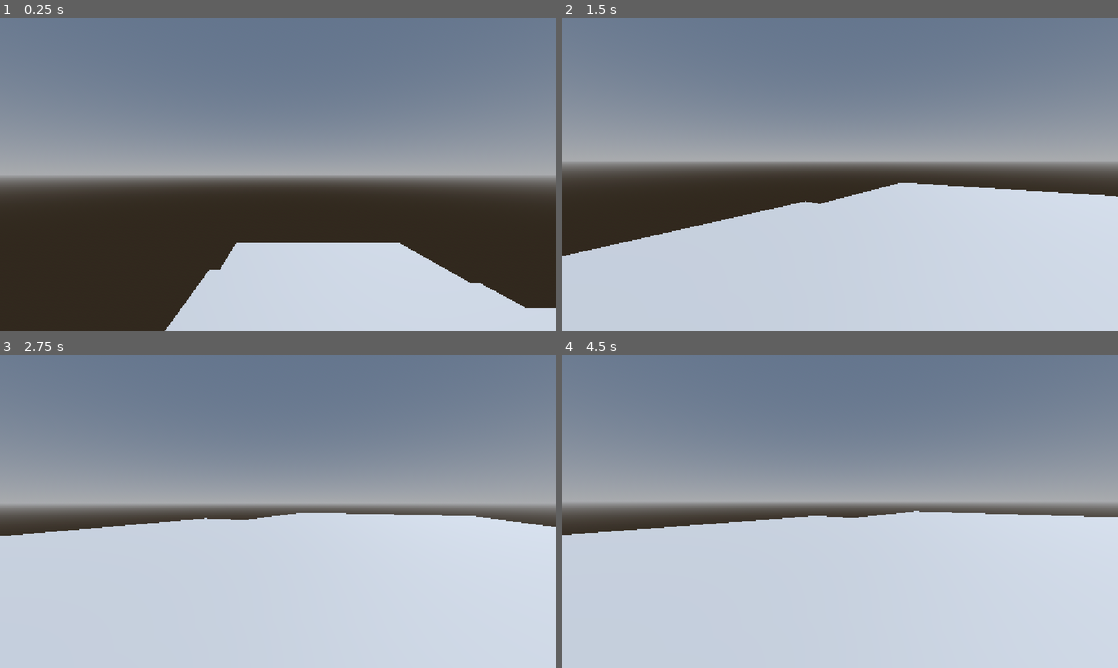
Above: before the commit, frames 1-4 (two rows, left to right).
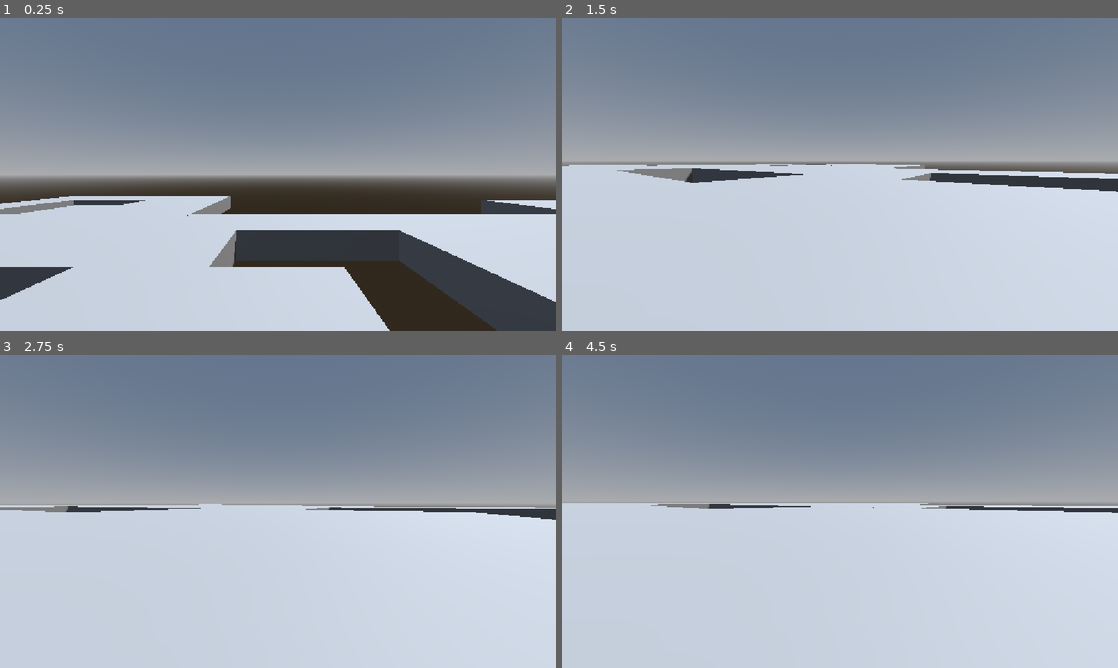
Above: after the commit, the same moments.

Repository: MarioSuper999/Godot_Dih_Mah_Tih
Game: Godot game, scene res://scenes/game.tscn
Two runs of this game, one before a commit and one after it. Both use one fixed random seed, a clock stepped at 60 frames per second and the inputs below.
Inputs (mouse positions are in pixels of both pictures, inside the frame that each line leads up to):
- Up to frame 1 (0.25 s): no input
- Up to frame 2 (1.5 s): tap Enter (ui_accept) at 0.5, 0.77 s; move the mouse to (962, 158) at 0.52 s; hold Right (ui_right) 0.53-1.28 s; click (962, 158) at 0.67 s; move the mouse to (812, 174) at 1.27 s; hold Up (ui_up) from 1.28 s (still down)
- Up to frame 3 (2.75 s): keep holding Up (ui_up); tap Enter (ui_accept) at 1.52, 2 s; move the mouse to (289, 505) at 2.02 s
- Up to frame 4 (4.5 s): keep holding Up (ui_up); tap Enter (ui_accept) at 2.75, 3.02, 3.5, 3.77, 4.25 s; move the mouse to (834, 517) at 2.77 s; click (834, 517) at 2.92 s; move the mouse to (878, 514) at 3.52 s; move the mouse to (795, 508) at 4.27 s

The runs differ from the first frame. In frame 1, 34% of the frame differs, in the area x 0-100%, y 56-100%; in frame 2, 11%; in frame 3, 4.6%; in frame 4, 4.9%.

Commit message:
split

Diff:
--- a/scenes/game.tscn
+++ b/scenes/game.tscn
@@ -31,3 +31,4 @@
 
 [node name="Rooms" type="Node3D" parent="." unique_id=88311267]
 script = ExtResource("3_lnu2h")
+pathlen = 100
--- a/scripts/procedural-generation.gd
+++ b/scripts/procedural-generation.gd
@@ -4,16 +4,19 @@
 const BOUNDARY_Z := 1
 @onready var box = preload("res://prefabs/rooms/box.tscn")
 var spawned_boxes: Array = []
+@export var pathlen :int
+@onready var pposition = $"../Player".global_position
 
 func _ready() -> void:
 	var pos = Vector3(0,0,0)
-	genPath(pos)
+	genPath(pos, pathlen)
 
 
-func genPath(pos):
-	for i in range(randf_range(100,150)):
+
+func genPath(pos, length):
+	for i in range(length):
 		var new_box = box.instantiate()
-		add_child.call_deferred(new_box)
+		add_child(new_box)
 
 		spawned_boxes.append(new_box)
 
@@ -21,34 +24,33 @@
 		collision_node.shape = collision_node.shape.duplicate()
 		collision_node.shape.size = Vector3(20.0,7.5,20.0)
 		new_box.position += pos
-		pos = get_new_pos(pos)
+		pos = get_new_pos(pos, 20)
+	print(len(spawned_boxes))
 
 
-func get_new_pos(pos):
+func get_new_pos(pos, size):
 	var pos_new = Vector3(0,0,0)
-	var invalid = true
+	var attempts = 0
 	if randi()%2 == 0:
-		while invalid:
-			pos_new = pos + Vector3(20 *(randi_range(0,1)*2-1),randf_range(-5,1),0)
-			for boxes in spawned_boxes:
-				if pos_new.x == boxes.position.x and pos_new.z == boxes.position.z and abs(pos_new.y - boxes.position.y) < 10:
-					invalid = true
-					break
-				else:
-					invalid = false
-
+		while not check_colision(pos_new):
+			pos_new = pos + Vector3(size *(randi_range(0,1)*2-1),0,0)
+			attempts +=1
+			if attempts == 10:
+				break
 	else:
-		while invalid:
-			pos_new = pos + Vector3(0,randf_range(-5,1),20 *(randi_range(0,1)*2-1),)
-			for boxes in spawned_boxes:
-				if pos_new.x == boxes.position.x and pos_new.z == boxes.position.z and abs(pos_new.y - boxes.position.y) < 10:
-					invalid = true
-					break
-				else:
-					invalid = false
+		while not check_colision(pos_new):
+			pos_new = pos + Vector3(0,0,size *(randi_range(0,1)*2-1))
+			attempts +=1
+			if attempts == 10:
+				break
 	return pos_new
 
 
+func check_colision(pos):
+	for boxes in spawned_boxes:
+		if pos == boxes.position:
+			return false
+	return true
 
-func _process(delta: float) -> void:
+func _process(_delta: float) -> void:
 	pass
Not shown, added: scenes/game.tscn59790151.tmp
